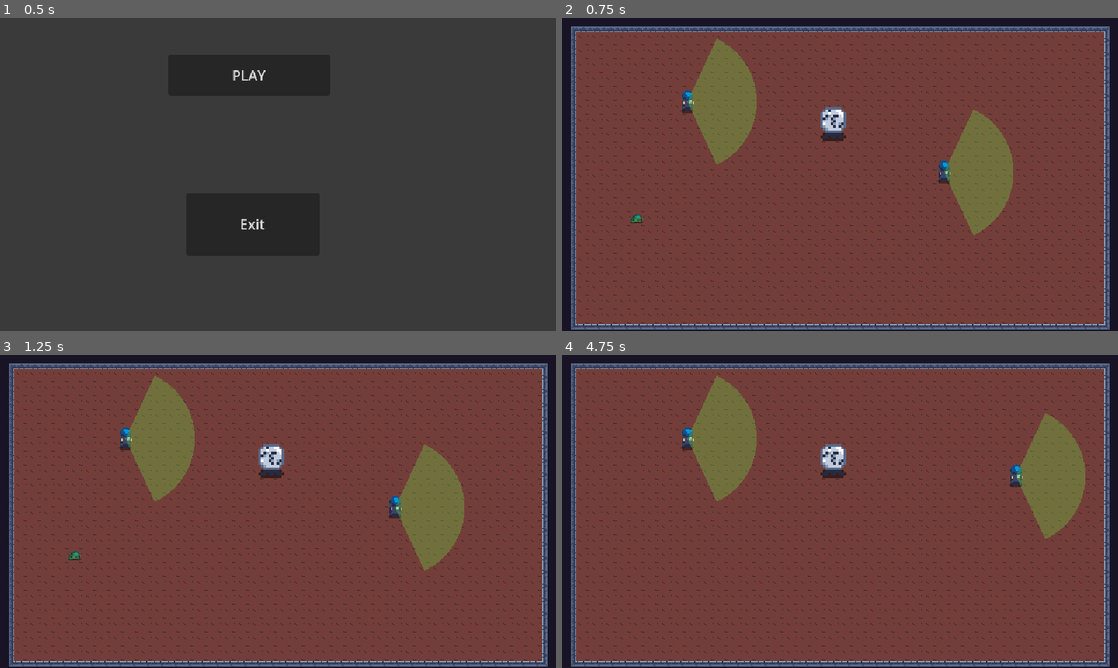
Above: before the commit, frames 1-4 (two rows, left to right).
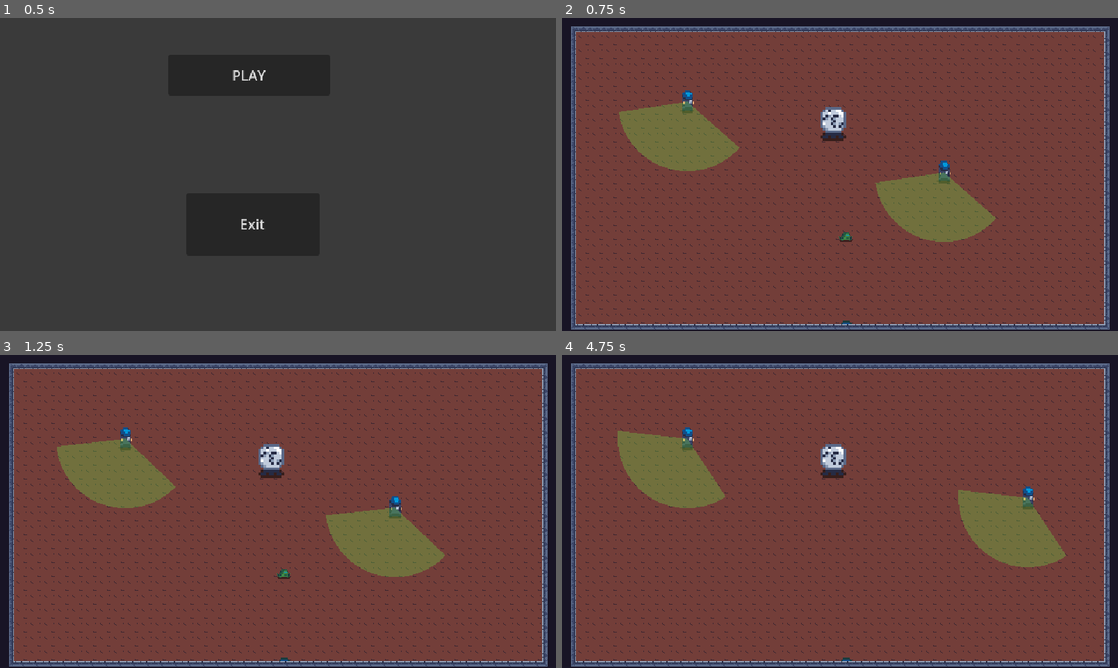
Above: after the commit, the same moments.

Repository: Arssin/ParasiteJam
Game: Godot game, scene res://scenes/main_scene.tscn
Same seed, same stepped clock (60 frames per second), same inputs: the game is played once before the commit and once after it.
Inputs (mouse positions are in pixels of both pictures, inside the frame that each line leads up to):
- Up to frame 1 (0.5 s): no input
- Up to frame 2 (0.75 s): click "PLAY" at 0.5 s
- Up to frame 3 (1.25 s): no input
- Up to frame 4 (4.75 s): click "PLAY" at 1.25 s; move the mouse to (962, 495) at 2.02 s; hold D (move_right) 2.03-2.78 s; click (962, 495) at 2.1 s; move the mouse to (728, 527) at 2.77 s; hold Down (move_down) 2.78-3.53 s; click (728, 527) at 2.85 s; move the mouse to (895, 442) at 3.52 s; hold D (move_right) 3.53-4.28 s; click (895, 442) at 3.6 s; move the mouse to (812, 574) at 4.27 s; hold W (move_up) from 4.28 s (still down); click (812, 574) at 4.35 s

Frame 1 is identical in both runs. In frame 2, 10% of the frame differs, in the area x 10-82%, y 6-98%; in frame 3, 11%; in frame 4, 12%, in the area x 10-95%, y 6-98%.

Commit message:
prepare laser

Diff:
--- a/characters/marines.gd
+++ b/characters/marines.gd
@@ -39,8 +39,8 @@
 
 func _physics_process(delta: float) -> void:
 
-	#if is_rotating:
-		#rotation = rot_start + sin(Time.get_ticks_msec()/1000. * rotation_speed) * deg_to_rad(rotation_angle/2.)
+	if is_rotating:
+		%VisionCone2D.rotation = rot_start + sin(Time.get_ticks_msec()/1000. * rotation_speed) * deg_to_rad(rotation_angle/2.)
 	if move_on_path && !chase_player && !isNpcControlled && !isReturning:
 		move_on_path.progress += movement_speed
 		global_position = move_on_path.position
@@ -55,6 +55,8 @@
 			move_and_collide(velocity * delta)
 
 	if chase_player && !isReturning:
+		#var direction_to_player = (player.global_position - global_position).normalized()
+		#%VisionCone2D.rotation = atan2(direction_to_player.y, direction_to_player.x)
 		velocity = (player.position - position).normalized() * enemy_speed
 		move_and_collide(velocity * delta)
 		positionToReturn = move_on_path.position
--- a/characters/marines.tscn
+++ b/characters/marines.tscn
@@ -16,6 +16,7 @@
 script = ExtResource("1_xbd00")
 vision_renderer = NodePath("VisionCone2D/VisionConeRenderer")
 alert_color = Color(0.756863, 0, 0, 0.376471)
+is_rotating = true
 
 [node name="CollisionShape2D" type="CollisionShape2D" parent="."]
 shape = SubResource("CapsuleShape2D_hm8pv")
@@ -31,6 +32,7 @@
 wait_time = 5.0
 
 [node name="VisionCone2D" parent="." instance=ExtResource("3_2hid0")]
+unique_name_in_owner = true
 position = Vector2(0, -2.77556e-16)
 rotation = 4.71239
 angle_deg = 130
--- a/levels/Level1.tscn
+++ b/levels/Level1.tscn
@@ -1,8 +1,9 @@
-[gd_scene load_steps=9 format=3 uid="uid://nqkcepm4sjb1"]
+[gd_scene load_steps=10 format=3 uid="uid://nqkcepm4sjb1"]
 
 [ext_resource type="Texture2D" uid="uid://bb4hix8x7d8wo" path="res://assets/MapPrototype.png" id="1_t4ppf"]
 [ext_resource type="PackedScene" uid="uid://ulroyeuyk226" path="res://characters/player.tscn" id="2_qoi3o"]
 [ext_resource type="PackedScene" uid="uid://ovaevhdhmgd4" path="res://characters/marines.tscn" id="3_r1udf"]
+[ext_resource type="PackedScene" uid="uid://clrte50v5ertq" path="res://scenes/laser.tscn" id="4_bee40"]
 
 [sub_resource type="TileSetAtlasSource" id="TileSetAtlasSource_p568i"]
 texture = ExtResource("1_t4ppf")
@@ -149,7 +150,7 @@
 layer_0/tile_data = PackedInt32Array(131078, 327680, 3)
 
 [node name="Player" parent="." instance=ExtResource("2_qoi3o")]
-position = Vector2(85, 229)
+position = Vector2(326, 250)
 
 [node name="Marines" parent="." node_paths=PackedStringArray("move_on_path") instance=ExtResource("3_r1udf")]
 position = Vector2(467, 249)
@@ -165,3 +166,6 @@
 [node name="PathFollow2D" type="PathFollow2D" parent="Patrol"]
 position = Vector2(434, 178)
 rotation = -0.136821
+
+[node name="laser" parent="." instance=ExtResource("4_bee40")]
+position = Vector2(324, 337)
--- /dev/null
+++ b/scenes/laser.tscn
@@ -0,0 +1,17 @@
+[gd_scene load_steps=2 format=3 uid="uid://clrte50v5ertq"]
+
+[ext_resource type="Texture2D" uid="uid://bb4hix8x7d8wo" path="res://assets/MapPrototype.png" id="1_8aa40"]
+
+[node name="laser" type="Node2D"]
+
+[node name="Sprite2D" type="Sprite2D" parent="."]
+position = Vector2(3.1, -0.499999)
+scale = Vector2(2, 1.939)
+texture = ExtResource("1_8aa40")
+hframes = 8
+vframes = 8
+frame = 31
+
+[node name="Timer" type="Timer" parent="."]
+
+[node name="AnimationPlayer" type="AnimationPlayer" parent="."]
--- /dev/null
+++ b/scenes/trap.tscn
@@ -0,0 +1,6 @@
+[gd_scene format=3 uid="uid://8h3r6edqj1xt"]
+
+[node name="trap" type="Node2D"]
+
+[node name="TileMap" type="TileMap" parent="."]
+format = 2
